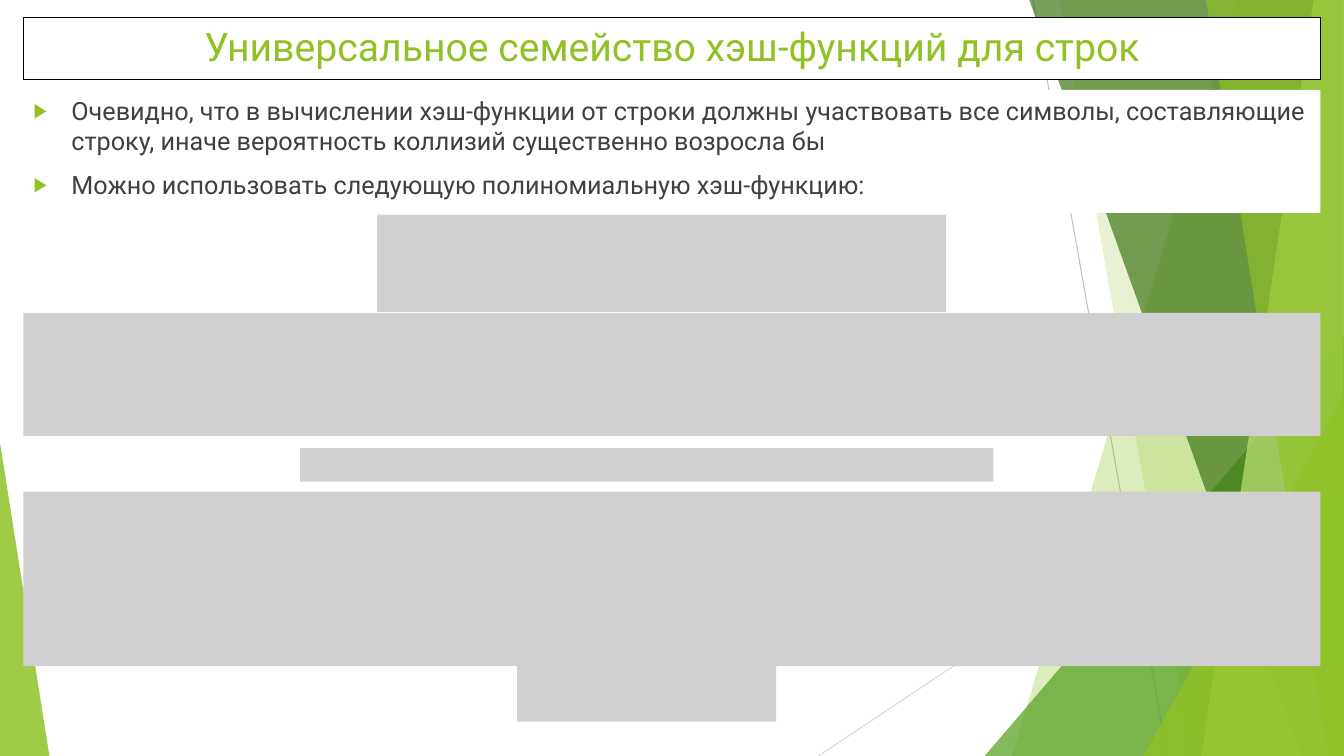
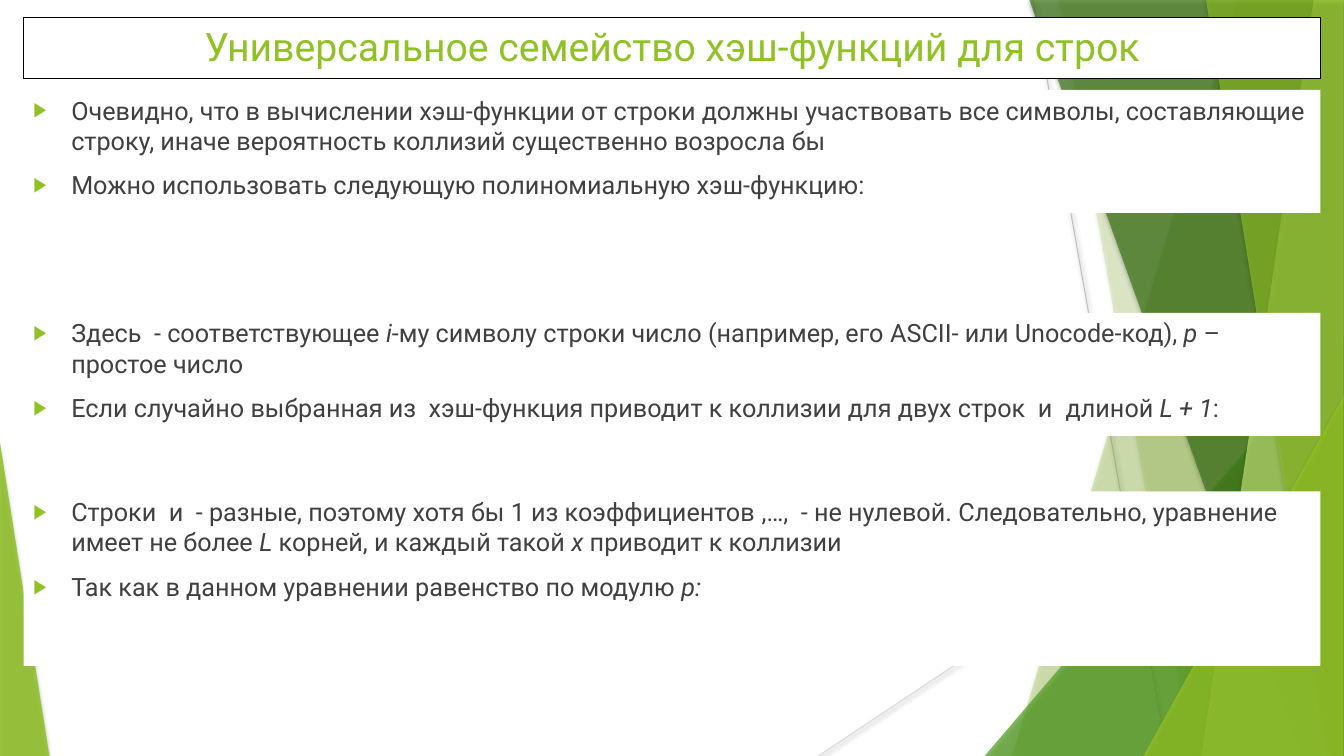
Before and after one commit to WhiteCatStudies/lectures, a slide deck: slide 14 of pt2/lectures/lecture4/lecture4.pptx. Drawn at 1344x756 pixels with LibreOffice and Linux fonts; fonts in the diff are those of the drawing; grey boxes stand for pictures. Boxes give left, top, right and bottom in pixels: in the first picture for what was removed or moved away, otherwise in the second. Text is boxed around its words. In the diff, an @@ line names an element or a change of style, - is before the commit and + after.

```diff
--- a/pt2/lectures/lecture4/lecture4.pptx
+++ b/pt2/lectures/lecture4/lecture4.pptx
@@ line (1033, 0) - (1168, 756): stroke #BFBFBF 0.75 pt to #BFBFBF 0.74 pt @@
@@ freeform shape at (1059,0,1344,756): shadow on; outline redrawn @@
@@ text "Очевидно, что в вычислении хэш-функции ...": place and size @@
-text "Очевидно, что в вычислении хэш-функции ..." at (23,90,1321,213)
+text "Очевидно, что в вычислении хэш-функции ..." at (71,101,1304,200)
@@ text "Очевидно, что в вычислении хэш-функции ..." at (71,101,1304,200): indent changed @@
@@ picture removed at (377,215,947,313) @@
@@ picture removed at (23,313,1321,436) @@
@@ text added at (71,322,1219,423), 18 pt, text #404040 @@
+▶ Здесь - соответствующее i-му символу строки число (например, его ASCII- или Unocode-код), p – простое число
+▶ Если случайно выбранная из хэш-функция приводит к коллизии для двух строк и длиной L + 1:
@@ line (1344, 406) - (819, 756): stroke #D9D9D9 0.75 pt to #D9D9D9 0.74 pt @@
@@ shadow on in 7 elements at (1012,0,1344,756), (985,336,1344,756), (1029,0,1344,756), (1202,0,1344,756), (1206,0,1344,756), (1143,396,1344,756), (0,443,49,756) @@
@@ picture removed at (300,449,994,482) @@
@@ picture removed at (23,492,1321,666) @@
@@ text added at (71,502,1277,602), 18 pt, text #404040 @@
+▶ Строки и - разные, поэтому хотя бы 1 из коэффициентов ,…, - не нулевой. Следовательно, уравнение имеет не более L корней, и каждый такой x приводит к коллизии
+▶ Так как в данном уравнении равенство по модулю p:
@@ picture removed at (517,664,776,722) @@
```
Also in this commit, not shown: 14 other slides changed, 1 slide added, 1 slide removed, 17 other files.
